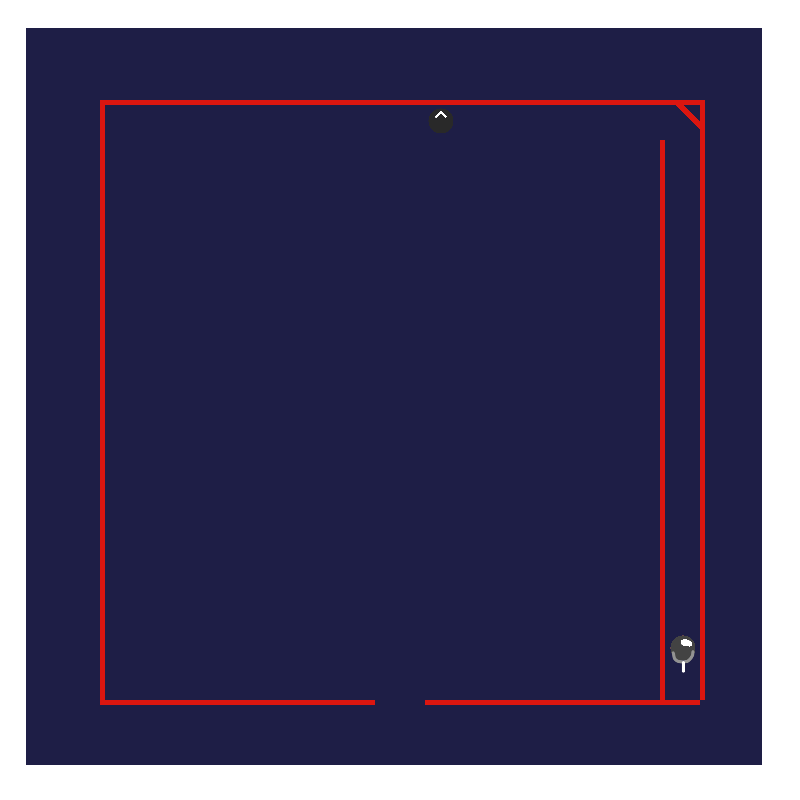
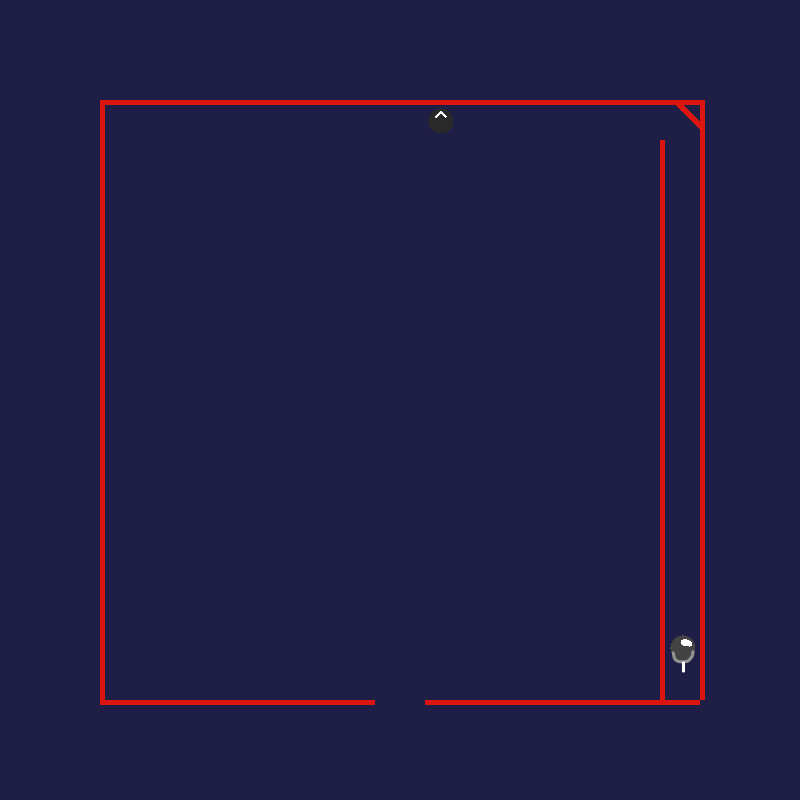
Comparing the layer stacks of the two w=800, h=800 images. Changes:
added layer "background" over [0, 0, 800, 800]
